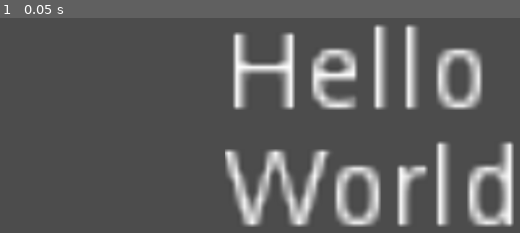
Above: before the commit, frame 1.
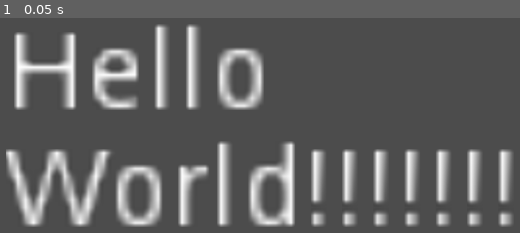
Above: after the commit, the same moment.

Repository: MyrenEario/SGJ25-CoopParkour
Game: Godot game, scene res://Main.tscn
Same seed, same stepped clock (60 frames per second), same inputs: the game is played once before the commit and once after it. The project has no main scene, so this scene is started directly.
Inputs:
- Up to frame 1 (0.05 s): no input

The runs differ from the first frame. In frame 1, 32% of the frame differs, in the area x 1-99%, y 2-98%.

Commit message:
first commit

Diff:
--- a/game/Main.tscn
+++ b/game/Main.tscn
@@ -4,11 +4,11 @@
 scale = Vector2( 10, 10 )
 
 [node name="RichTextLabel" type="RichTextLabel" parent="."]
-margin_left = 38.2
-margin_top = 9.1
-margin_right = 78.2
-margin_bottom = 49.1
-text = "Hello World"
+margin_left = 10.0
+margin_top = 9.0
+margin_right = 78.0
+margin_bottom = 50.0
+text = "Hello World!!!!!!!"
 __meta__ = {
 "_edit_use_anchors_": false
 }
